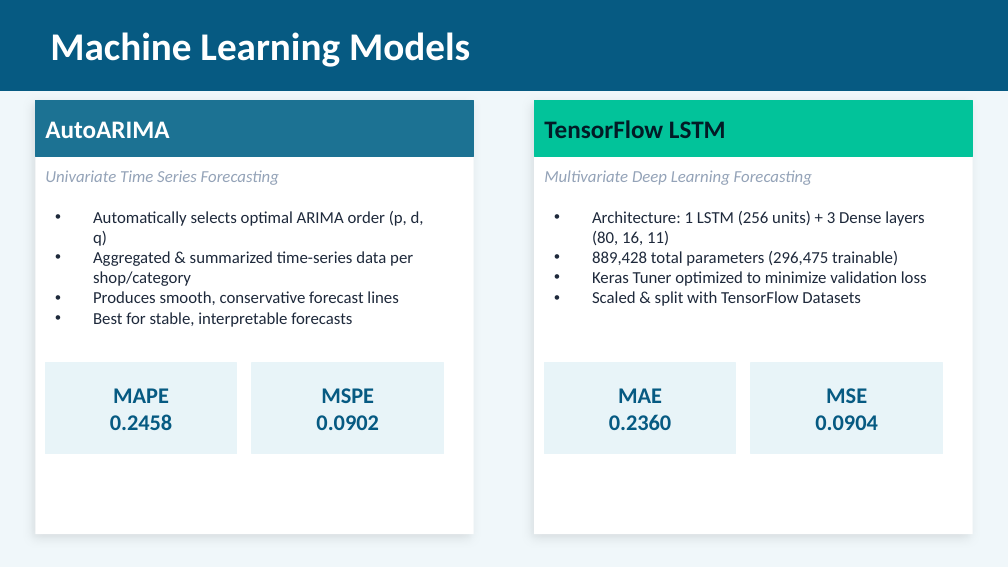
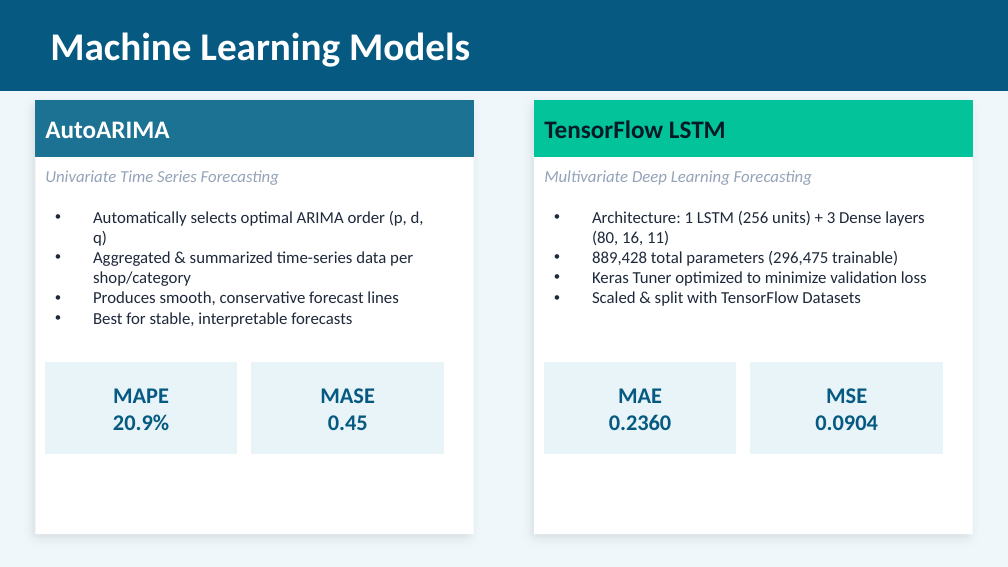
Before and after one commit to EllaN12/Bikes_forecast, a slide deck: slide 5 of Bikes_Sales_Forecast_Presentation.pptx. Drawn at 1008x567 pixels with LibreOffice and Linux fonts; fonts in the diff are those of the drawing. Boxes give left, top, right and bottom in pixels: in the first picture for what was removed or moved away, otherwise in the second. Text is boxed around its words. In the diff, an @@ line names an element or a change of style, - is before the commit and + after.

```diff
--- a/Bikes_Sales_Forecast_Presentation.pptx
+++ b/Bikes_Sales_Forecast_Presentation.pptx
@@ text at <box>320,388,374,430</box>: text changed @@
-MSPE
-0.0902
+MASE
+0.45
@@ text at <box>113,414,169,430</box>: text changed @@
-0.2458
+20.9%
```
Also in this commit, not shown: 4 other slides changed, 19 other files.
